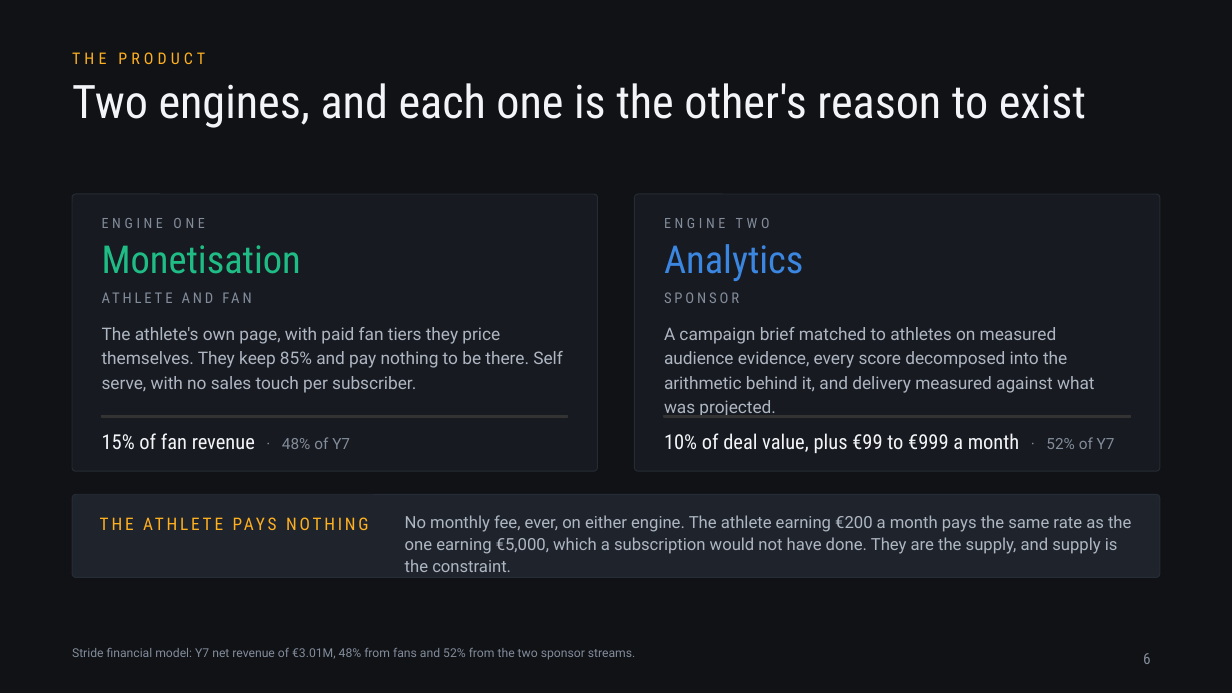
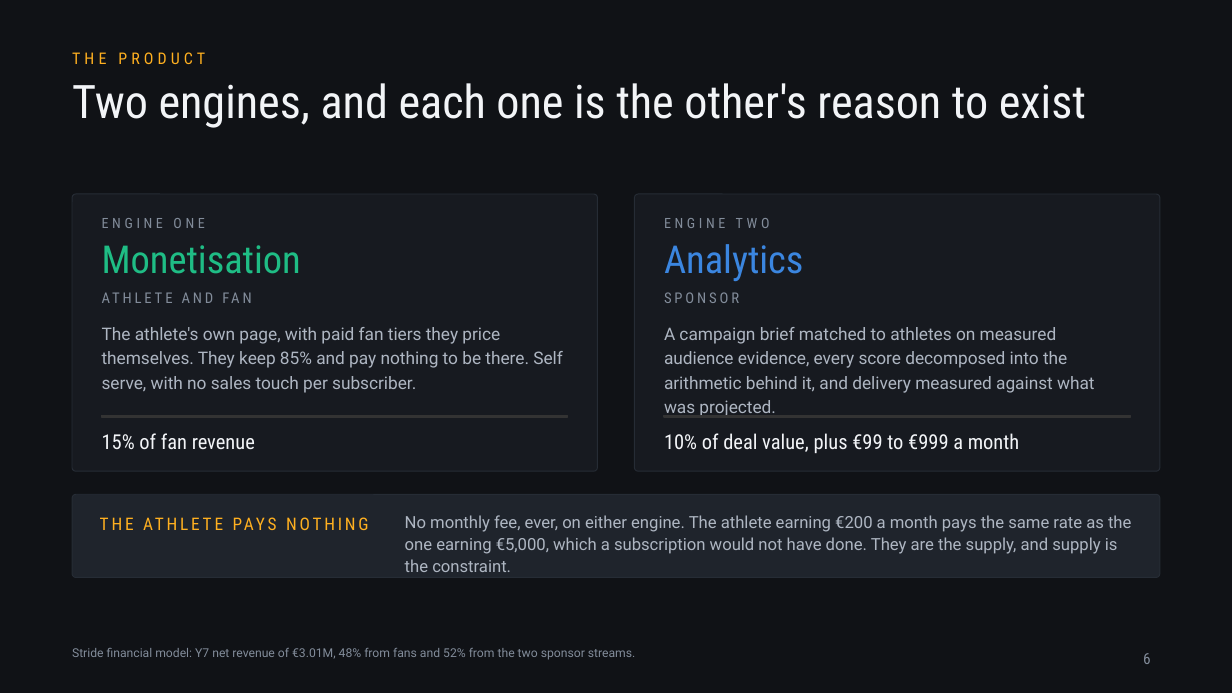
Before and after one commit to jadzoghaib/stride, a slide deck: slide 6 of deck/Stride_Pitch_Deck.pptx. Drawn at 1232x693 pixels with LibreOffice and Linux fonts; fonts in the diff are those of the drawing. Boxes give left, top, right and bottom in pixels: in the first picture for what was removed or moved away, otherwise in the second. Text is boxed around its words. In the diff, an @@ line names an element or a change of style, - is before the commit and + after.

```diff
--- a/deck/Stride_Pitch_Deck.pptx
+++ b/deck/Stride_Pitch_Deck.pptx
@@ text at [102, 433, 255, 449]: text changed @@
-15% of fan revenue · 48% of Y7
+15% of fan revenue
@@ text at [664, 433, 1020, 453]: text changed @@
-10% of deal value, plus €99 to €999 a month · 52% of Y7
+10% of deal value, plus €99 to €999 a month
```
Also in this commit, not shown: 10 other slides changed, 3 other files.
